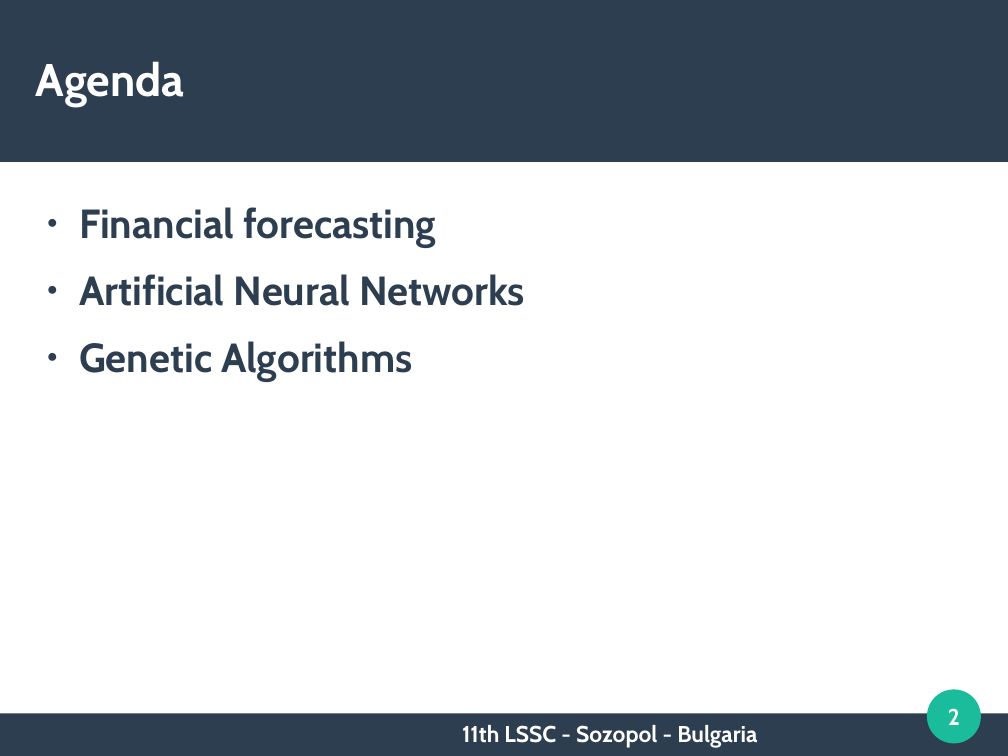
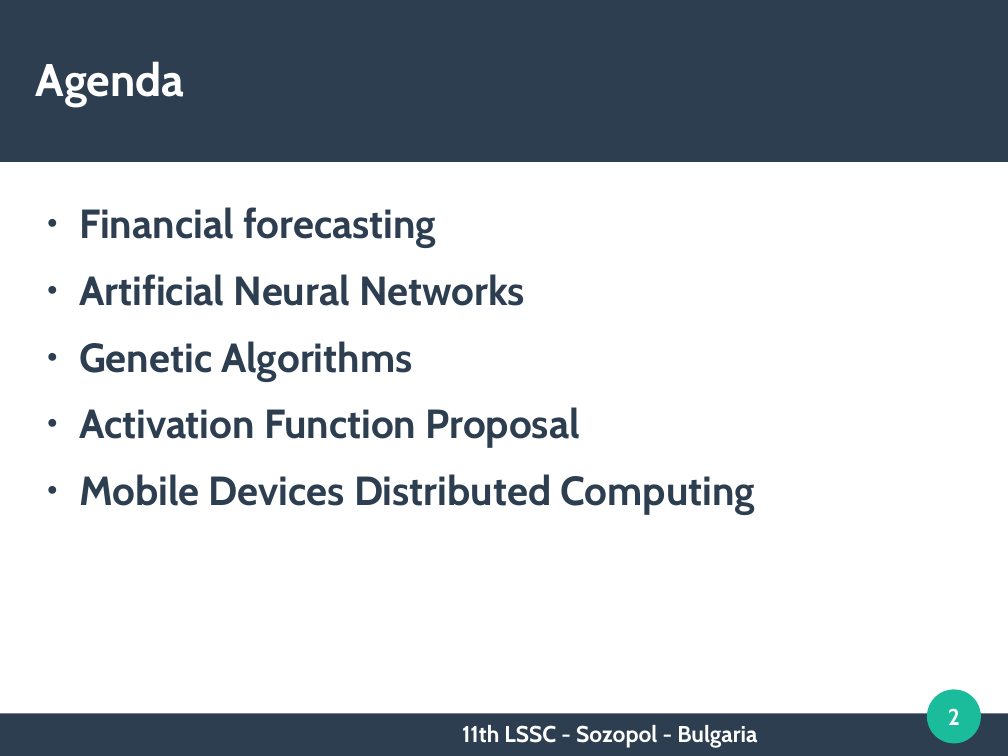
Before and after one commit to TodorBalabanov/Large-Scale-Scientific-Computations-2017, a slide deck: slide 2 of HybridApproachBasedOnCombinationOfBackpropagationAndEvolutionaryAlgorithmsForArtificialNeuralNetworksTrainingByUsingMobileDevicesInDistributedComputingEnvironment.odp. Drawn at 1008x756 pixels with LibreOffice and Linux fonts; fonts in the diff are those of the drawing; background and template pictures are left out. Boxes give left, top, right and bottom in pixels: in the first picture for what was removed or moved away, otherwise in the second. Text is boxed around its words. In the diff, an @@ line names an element or a change of style, - is before the commit and + after.

```diff
--- a/HybridApproachBasedOnCombinationOfBackpropagationAndEvolutionaryAlgorithmsForArtificialNeuralNetworksTrainingByUsingMobileDevicesInDistributedComputingEnvironment.odp
+++ b/HybridApproachBasedOnCombinationOfBackpropagationAndEvolutionaryAlgorithmsForArtificialNeuralNetworksTrainingByUsingMobileDevicesInDistributedComputingEnvironment.odp
@@ text at (79,407,755,514): paragraphs added @@
+● Activation Function Proposal
+● Mobile Devices Distributed Computing
```
Also in this commit, not shown: 12 slides added.
